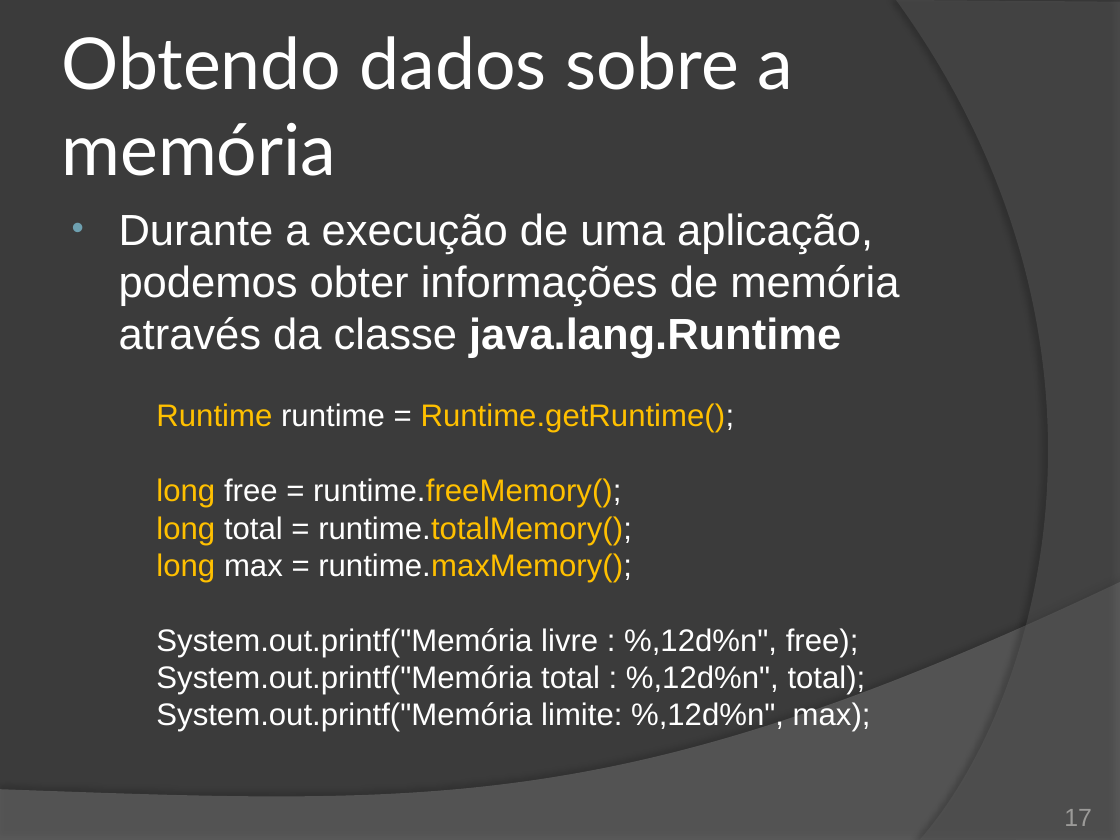
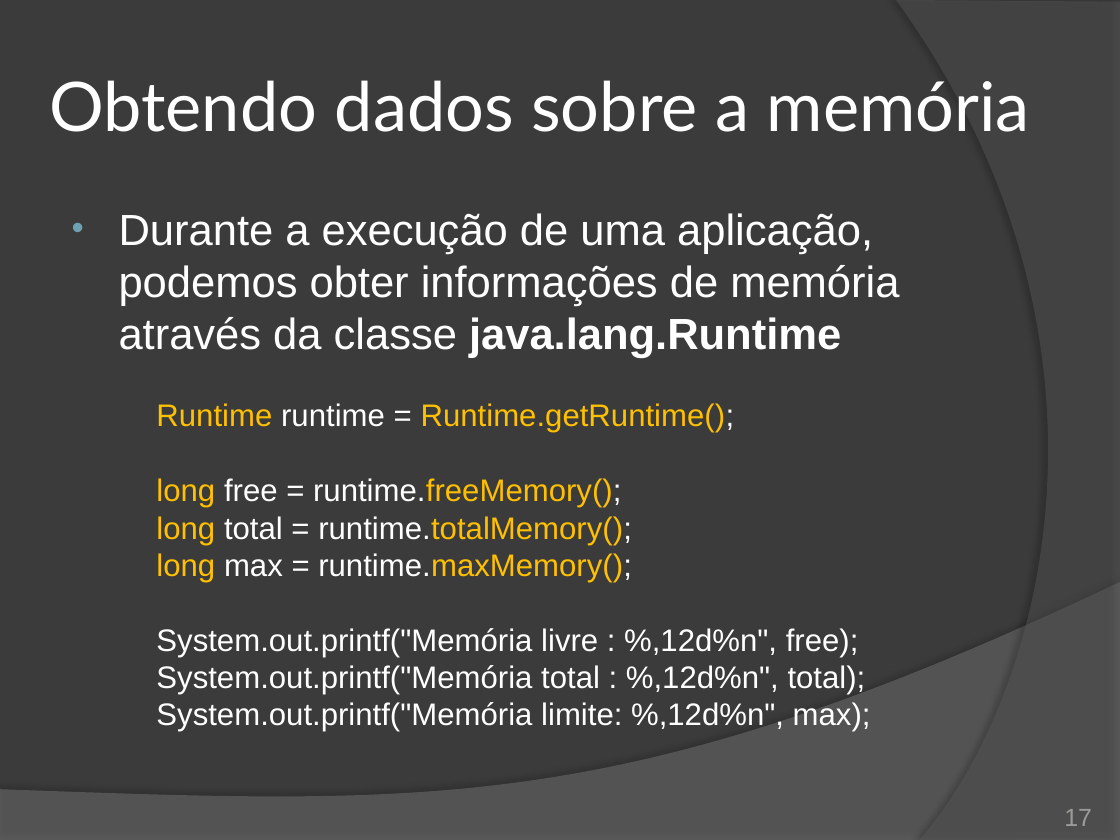
Before and after one commit to duchesqui/slzvieira-training, a slide deck: slide 17 of trunk/2-Java-Programmer-Modulo-II/11.Capitulo05.pptx. Drawn at 1120x840 pixels with LibreOffice and Linux fonts; fonts in the diff are those of the drawing. Boxes give left, top, right and bottom in pixels: in the first picture for what was removed or moved away, otherwise in the second. Text is boxed around its words. In the diff, an @@ line names an element or a change of style, - is before the commit and + after.

```diff
--- a/trunk/2-Java-Programmer-Modulo-II/11.Capitulo05.pptx
+++ b/trunk/2-Java-Programmer-Modulo-II/11.Capitulo05.pptx
@@ title "Obtendo dados sobre a memória" moved from (x1=62, y1=36, x2=793, y2=176) to (x1=49, y1=80, x2=1030, y2=132) @@
@@ title "Obtendo dados sobre a memória" at (x1=49, y1=80, x2=1030, y2=132): size 46 to 44 pt @@
```
Also in this commit, not shown: 5 other slides changed, 7 other files.
